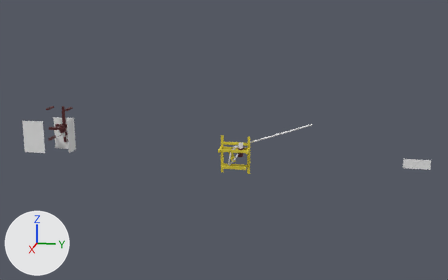
An edit to the Blender file 2026otopark/2026-02-12-b002.blend, drawn before and after from the same camera.
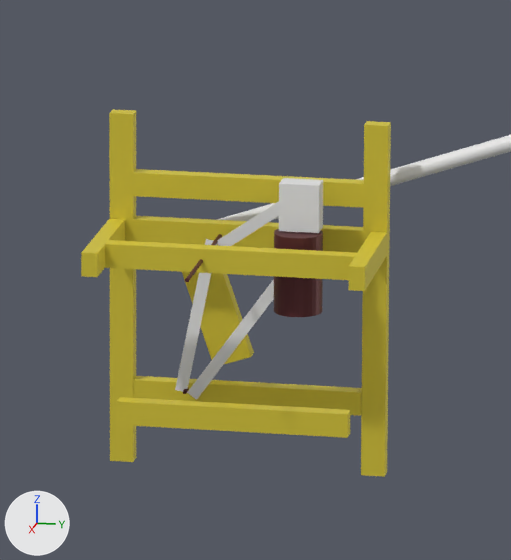
Each version appears first from a 50 mm lens placed at (13.9, 2.9, 4.0), pointed at (-0.1, 0.1, 0.5), and next in a close-up on the part from 47% to 59% of the width and 44% to 65% of the height. Lighting does not change. The marker at lower left points along +X, +Y and +Z. The last two pictures show the newer version.

The older version as bpy lines, for what is in view:
```python
me_cube_012 = bpy.data.meshes.new('Cube.012')
me_cube_012.from_pydata(...)  # a box spanning x 0.0..2.0, y -2.0..0.0, z 0.0..2.0
me_cube_012.materials.append(mat_material_003)  # yellow #e8d844
me_cube_013 = bpy.data.meshes.new('Cube.013')
me_cube_013.from_pydata(...)  # a box spanning x 0.0..2.0, y -2.0..0.0, z 0.0..2.0
me_cube_013.materials.append(mat_material_003)  # yellow #e8d844
me_cube_026 = bpy.data.meshes.new('Cube.026')
me_cube_026.from_pydata(...)  # a box spanning x 0.0..2.0, y -2.0..0.0, z 0.0..2.0
me_cube_026.materials.append(mat_material_003)  # yellow #e8d844
me_cube_043 = bpy.data.meshes.new('Cube.043')
me_cube_043.from_pydata(...)  # a box spanning x 0.0..2.0, y -2.0..0.0, z 0.0..2.0
me_cube_043.materials.append(mat_material_003)  # yellow #e8d844
ob_cube_006 = bpy.data.objects.new('Cube.006', me_cube_012)
ob_cube_006.location = (-0.083, -0.015, 0.633)
ob_cube_006.rotation_euler = (3.142, 0.0, 0.0)  # degrees (180, 0, 0)
ob_cube_006.scale = (0.02, 0.03, 0.45)
ob_cube_012 = bpy.data.objects.new('Cube.012', me_cube_013)
ob_cube_012.location = (-0.083, 0.625, 0.633)
ob_cube_012.rotation_euler = (3.142, 0.0, 0.0)  # degrees (180, 0, 0)
ob_cube_012.scale = (0.02, 0.03, 0.45)
ob_cube_016 = bpy.data.objects.new('Cube.016', me_cube_026)
ob_cube_016.location = (-0.083, 0.045, 0.483)
ob_cube_016.rotation_euler = (3.142, 0.0, 0.0)  # degrees (180, 0, 0)
ob_cube_016.scale = (0.02, 0.29, 0.03)
ob_cube_027 = bpy.data.objects.new('Cube.027', me_cube_043)
ob_cube_027.location = (-0.041, 0.645, 0.363)
ob_cube_027.rotation_euler = (3.142, 0.0, 0.0)  # degrees (180, 0, 0)
ob_cube_027.scale = (0.17, 0.02, 0.03)
# also in view: 'Cube.003' at (0.0, 0.2, 0.1); 'Cube.025' at (0.2, 0.3, 0.3); 'Cube.024' at (-0.1, 0.3, -0.1); 'Cube.013' at (0.1, 0.3, -0.1); 'Cube.023' at (-0.2, 0.2, 0.1)
```
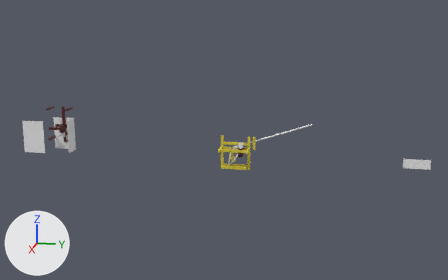
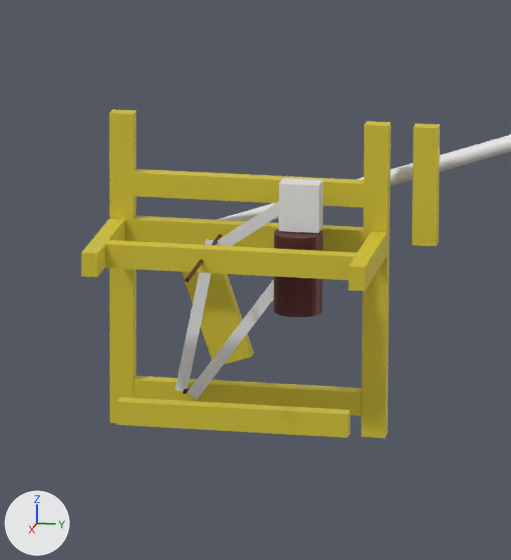
Changed parts and their boxes [x1, y1, x2, y2] in the close-ups (511 x 560 px):
```json
{"object": "Cube.012", "change": "rescaled", "before": [361, 121, 391, 477], "after": [361, 121, 391, 438], "on screen": "11% shorter"}
{"object": "Cube.006", "change": "rescaled", "before": [109, 109, 136, 462], "after": [109, 109, 136, 423], "on screen": "11% shorter"}
{"object": "Cube.029", "change": "added", "after": [412, 123, 440, 246], "on screen": "yellow"}
```

Scene script edits in JSON lines:
```json
{"op": "set", "path": "ob_cube_006.scale", "old": "(0.02, 0.03, 0.45)", "new": "(0.02, 0.03, 0.4)"}
{"op": "set", "path": "ob_cube_012.scale", "old": "(0.02, 0.03, 0.45)", "new": "(0.02, 0.03, 0.4)"}
{"op": "add", "block": "ob_cube_029", "code": ["ob_cube_029 = bpy.data.objects.new('Cube.029', me_cube_043.copy())  # the mesh of ob_cube_027", "ob_cube_029.location = (-0.083, 0.747, 0.633)", "ob_cube_029.rotation_euler = (3.142, 0.0, 0.0)  # degrees (180, 0, 0)", "ob_cube_029.scale = (0.02, 0.03, 0.15)"]}
```
